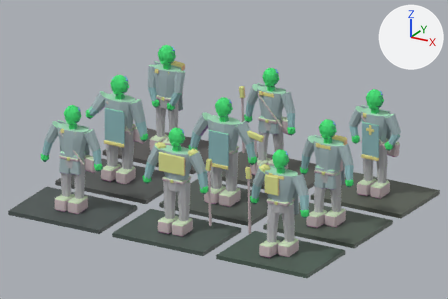
Renders of the Blender file assets/blender/crownless_npc_archetypes.blend from each side of a commit.
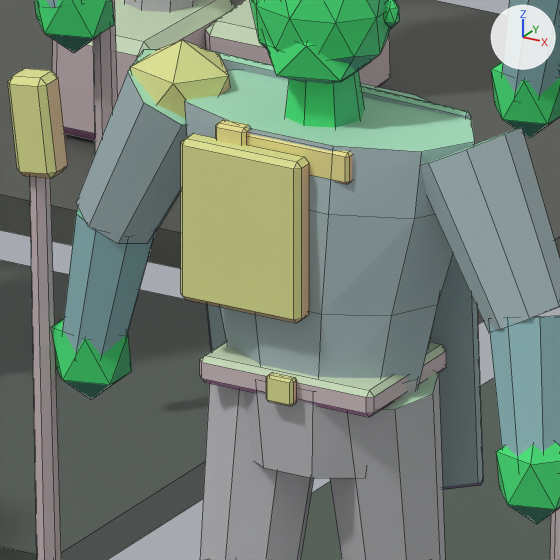
The first picture shows the older version from the file's camera 'CAM_NPC_ArchetypeSheet'. The close-ups show the older and then the newer version on the part from 54% to 69% of the width and 53% to 74% of the height of that picture. Only the edits that show in the close-ups are written down. Lighting does not change. The marker at upper right points along +X, +Y and +Z. The close-ups show mesh edges as thin lines.

Objects in the first close-up: 'PREVIEW_laborer', 'PREVIEW_raider', 'PREVIEW_scout', 'PREVIEW_traveller', 'STAGE_laborer', 'STAGE_scout', 'STAGE_traveller'.
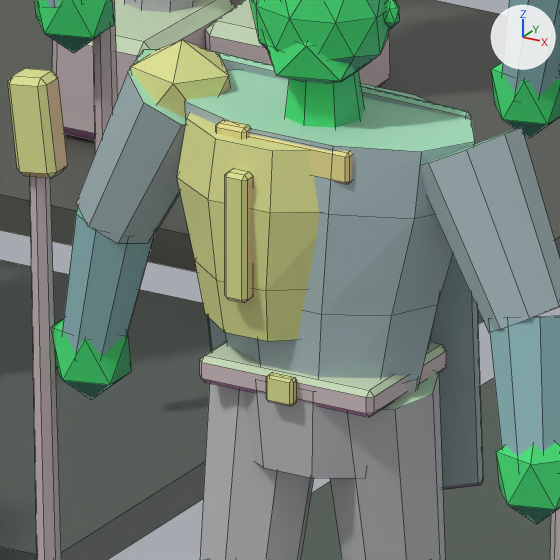
Where the change shows, as pixel boxes (x1, y1, x2, y2) in the close-ups (560 x 560 px; the box of a moved part takes in the faces that stretch with it):
part 1 of me_geo_npc_raider_v01, moved or reshaped
    before: (181, 133, 309, 323)
    after: (225, 168, 253, 303)
part 2 of me_geo_npc_raider_v01, added (beige)
    after: (177, 112, 319, 341)

Patch to the scene script:
```diff
--- a/assets/blender/crownless_npc_archetypes.blend.py
+++ b/assets/blender/crownless_npc_archetypes.blend.py
@@ me_geo_npc_raider_v01 @@
 # used by ob_preview_raider; location = (2.2, -1.72, 0.0)
-me_geo_npc_raider_v01.from_pydata(...)  # 564 vertices, 600 faces; spans x -0.73..0.68, y -0.38..0.26, z -0.01..2.03
+me_geo_npc_raider_v01.from_pydata(...)  # 604 vertices, 632 faces; spans x -0.73..0.68, y -0.38..0.26, z -0.01..2.03
+# me_geo_npc_raider_v01 part 1: the loose piece of 24 vertices spanning x -0.23..0.05, y -0.2..-0.15, z 1.18..1.55 is scaled about its middle by (0.159, 0.727, 0.795), then moved by (0.01, -0.04, 0.0)
+# me_geo_npc_raider_v01 part 2: a new loose piece of 40 vertices spanning x -0.32..0.16, y -0.22..0.19, z 1.13..1.56, in mat_mat_npc_indexed
 me_geo_npc_raider_v01.materials.append(mat_mat_npc_indexed)
```
